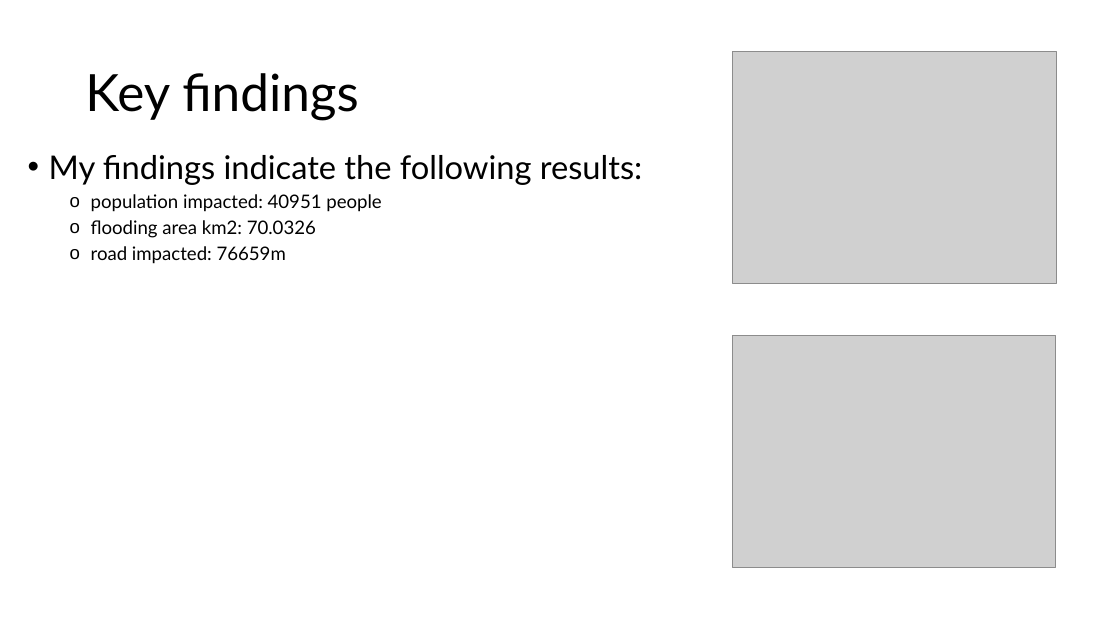
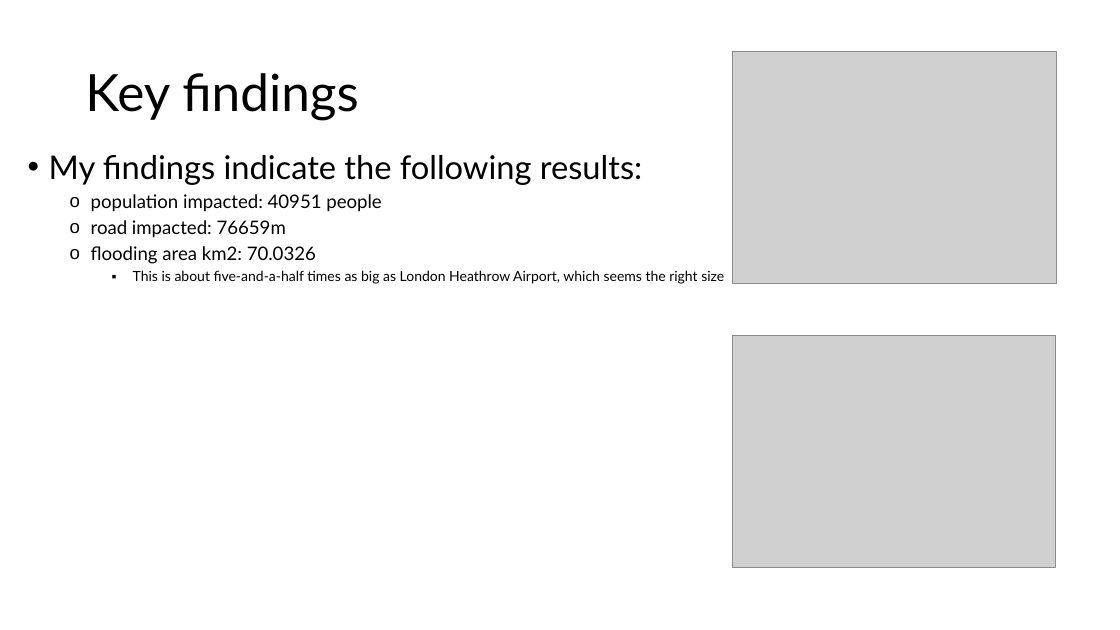
Before and after one commit to DerekvdVen/maresme-county-gloria, a slide deck: slide 3 of presentation/gloria_maresme.pptx. Drawn at 1120x630 pixels with LibreOffice and Linux fonts; fonts in the diff are those of the drawing; grey boxes stand for pictures. Boxes give left, top, right and bottom in pixels: in the first picture for what was removed or moved away, otherwise in the second. Text is boxed around its words. In the diff, an @@ line names an element or a change of style, - is before the commit and + after.

```diff
--- a/presentation/gloria_maresme.pptx
+++ b/presentation/gloria_maresme.pptx
@@ text at (x1=91, y1=220, x2=286, y2=238): paragraph added @@
+  o road impacted: 76659m
@@ text at (x1=133, y1=270, x2=724, y2=284): text changed; size 16 to 12 pt @@
-  o road impacted: 76659m
+    ▪ This is about five-and-a-half times as big as London Heathrow Airport, which seems the right size
```
Also in this commit, not shown: 1 other file.
